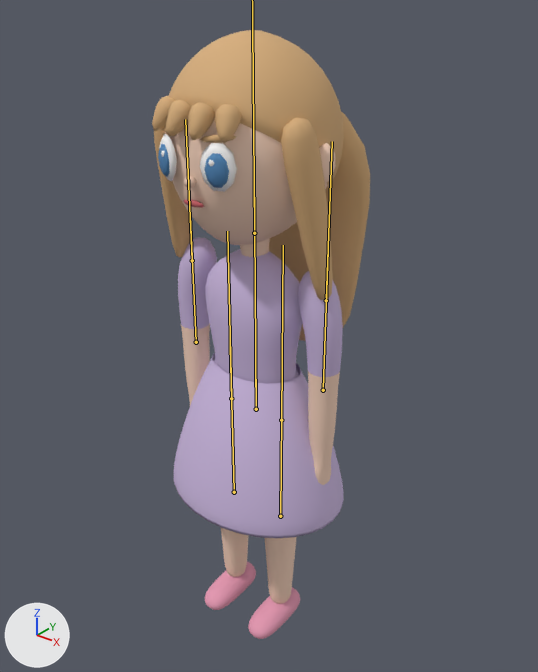
What one commit did to the glTF model models/trainers/dora.glb.
Camera for both pictures: a camera (50 mm lens) standing at (0.844, -1.013, 1.34) and looking at (-0.021, 0.068, 0.67). Lighting does not change. The marker at lower left points along +X, +Y and +Z. The older version comes first. The bones that bend it are drawn over the model as lines.

Names of what the first picture shows: 'dora'.
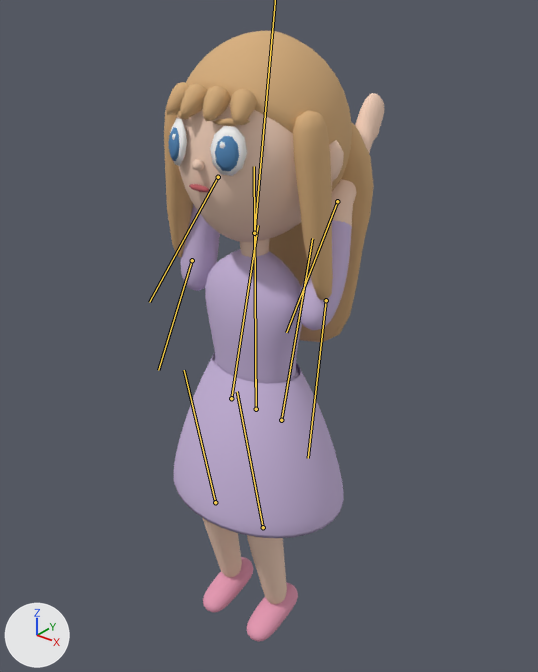
The newer file adds an action. The first version stands in its rest pose; the second is drawn at frame 0 of the action 'Cheer'.

Where the change shows, as pixel boxes (x1, y1, x2, y2) in the pictures (538 x 672 px):
'dora', posed
    before: (152, 30, 370, 639)
    after: (164, 31, 384, 642)
bone 'hipL', root to tip
    before: (231, 398) to (227, 231)
    after: (231, 398) to (258, 225)
bone 'kneeL', root to tip
    before: (234, 492) to (230, 345)
    after: (215, 502) to (184, 370)
bone 'hipR', root to tip
    before: (281, 420) to (283, 245)
    after: (281, 420) to (312, 238)
bone 'kneeR', root to tip
    before: (280, 516) to (282, 365)
    after: (263, 527) to (237, 391)
bone 'shoulderL', root to tip
    before: (192, 260) to (185, 119)
    after: (192, 260) to (158, 370)
bone 'elbowL', root to tip
    before: (196, 342) to (190, 215)
    after: (218, 177) to (149, 302)
bone 'shoulderR', root to tip
    before: (326, 300) to (332, 141)
    after: (326, 300) to (308, 458)
bone 'elbowR', root to tip
    before: (323, 390) to (328, 249)
    after: (337, 201) to (286, 332)

The change, as a diff of the scene's bpy script:
```diff
--- a/models/trainers/dora.glb.py
+++ b/models/trainers/dora.glb.py
@@ bone_hipl @@
 bone_hipl = bpy.data.objects['trainer'].pose.bones['hipL']  # child of 'hips'
-bone_hipl.rotation_quaternion = (1.0, 0.0, 0.0, 0.0)  # degrees (0, 0, 0)
+bone_hipl.rotation_quaternion = (0.992, -0.125, 0.0, 0.0)  # degrees (-14, 0, 0)
@@ bone_kneel @@
 bone_kneel = bpy.data.objects['trainer'].pose.bones['kneeL']  # child of 'hipL'
-bone_kneel.rotation_quaternion = (1.0, 0.0, 0.0, 0.0)  # degrees (0, 0, 0)
+bone_kneel.rotation_quaternion = (0.975, 0.223, 0.0, 0.0)  # degrees (26, 0, 0)
@@ bone_hipr @@
 bone_hipr = bpy.data.objects['trainer'].pose.bones['hipR']  # child of 'hips'
-bone_hipr.rotation_quaternion = (1.0, 0.0, 0.0, 0.0)  # degrees (0, 0, 0)
+bone_hipr.rotation_quaternion = (0.992, -0.125, 0.0, 0.0)  # degrees (-14, 0, 0)
@@ bone_kneer @@
 bone_kneer = bpy.data.objects['trainer'].pose.bones['kneeR']  # child of 'hipR'
-bone_kneer.rotation_quaternion = (1.0, 0.0, 0.0, 0.0)  # degrees (0, 0, 0)
+bone_kneer.rotation_quaternion = (0.975, 0.223, 0.0, 0.0)  # degrees (26, 0, 0)
@@ bone_head @@
 bone_head = bpy.data.objects['trainer'].pose.bones['head']  # child of 'torso'
-bone_head.rotation_quaternion = (1.0, 0.0, 0.0, 0.0)  # degrees (0, 0, 0)
+bone_head.rotation_quaternion = (0.997, -0.075, 0.0, 0.0)  # degrees (-9, 0, 0)
@@ bone_shoulderl @@
 bone_shoulderl = bpy.data.objects['trainer'].pose.bones['shoulderL']  # child of 'torso'
-bone_shoulderl.rotation_quaternion = (1.0, 0.0, 0.0, 0.0)  # degrees (0, 0, 0)
+bone_shoulderl.rotation_quaternion = (0.07, 0.986, -0.149, -0.011)  # degrees (172, 0, -17)
@@ bone_elbowl @@
 bone_elbowl = bpy.data.objects['trainer'].pose.bones['elbowL']  # child of 'shoulderL'
-bone_elbowl.rotation_quaternion = (1.0, 0.0, 0.0, 0.0)  # degrees (0, 0, 0)
+bone_elbowl.rotation_quaternion = (0.985, -0.174, 0.0, 0.0)  # degrees (-20, 0, 0)
@@ bone_shoulderr @@
 bone_shoulderr = bpy.data.objects['trainer'].pose.bones['shoulderR']  # child of 'torso'
-bone_shoulderr.rotation_quaternion = (1.0, 0.0, 0.0, 0.0)  # degrees (0, 0, 0)
+bone_shoulderr.rotation_quaternion = (0.264, 0.953, 0.144, 0.04)  # degrees (149, 0, 17)
@@ bone_elbowr @@
 bone_elbowr = bpy.data.objects['trainer'].pose.bones['elbowR']  # child of 'shoulderR'
-bone_elbowr.rotation_quaternion = (1.0, 0.0, 0.0, 0.0)  # degrees (0, 0, 0)
+bone_elbowr.rotation_quaternion = (0.985, -0.174, 0.0, 0.0)  # degrees (-20, 0, 0)
```
